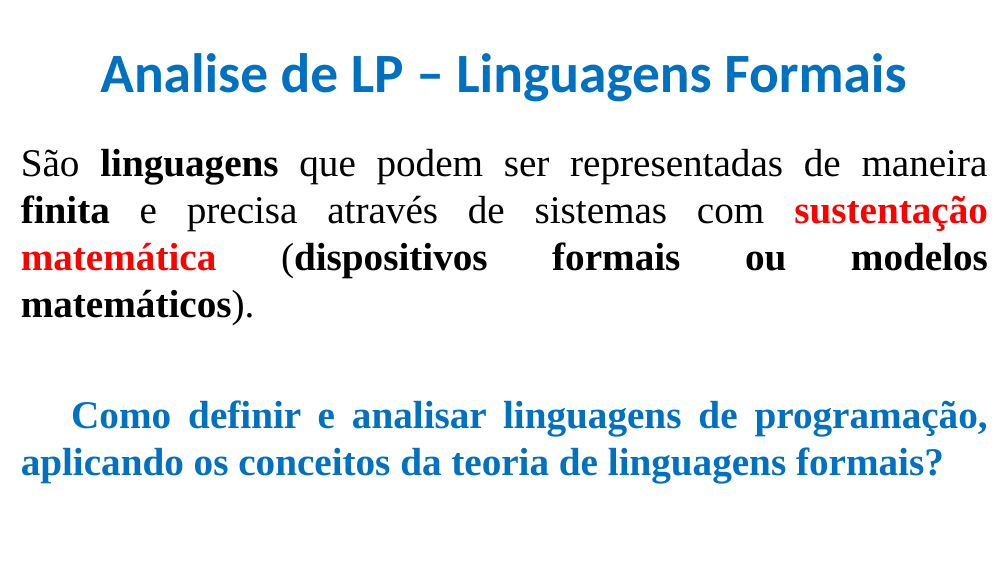
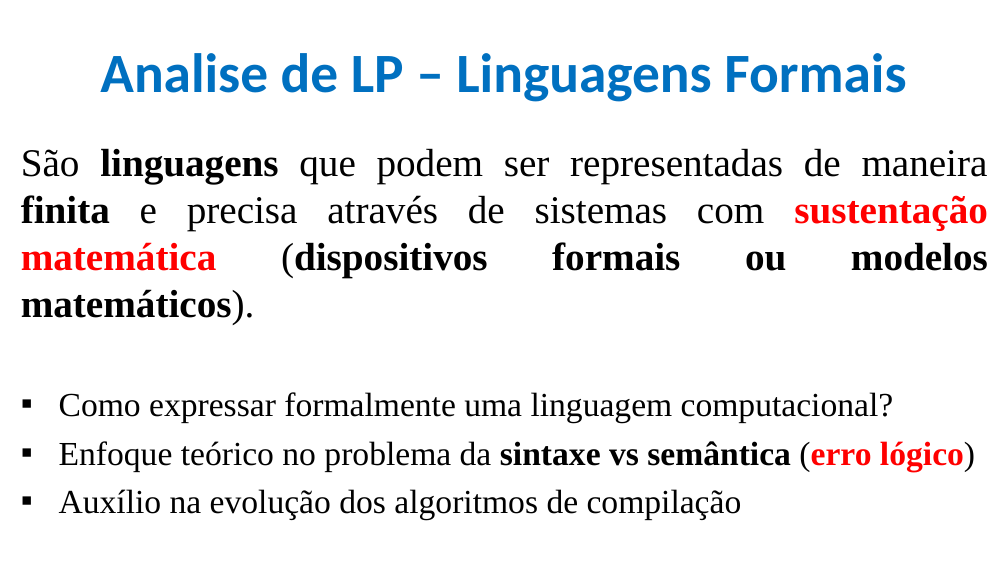
Before and after one commit to CloudEducationBrazil/WydenTeoriaCompiladores, a slide deck: slide 16 of 01 Classes/Aula 01 Teoria de Compiladores.pptx. Drawn at 1008x567 pixels with LibreOffice and Linux fonts; fonts in the diff are those of the drawing; background and template pictures are left out. Boxes give left, top, right and bottom in pixels: in the first picture for what was removed or moved away, otherwise in the second. Text is boxed around its words. In the diff, an @@ line names an element or a change of style, - is before the commit and + after.

Commit message:
Linguagens formais

```diff
--- a/01 Classes/Aula 01 Teoria de Compiladores.pptx
+++ b/01 Classes/Aula 01 Teoria de Compiladores.pptx
@@ text at bbox=[59, 392, 975, 520]: text changed; size 28 to 24 pt; text colour #0070C0 to #000000; bold off @@
-Como definir e analisar linguagens de programação, aplicando os conceitos da teoria de linguagens formais?
+▪ Como expressar formalmente uma linguagem computacional?
+▪ Enfoque teórico no problema da sintaxe vs semântica (erro lógico)
+▪ Auxílio na evolução dos algoritmos de compilação
```
Also in this commit, not shown: 5 slides added.
